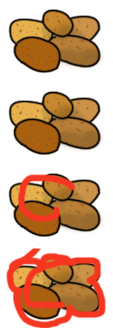
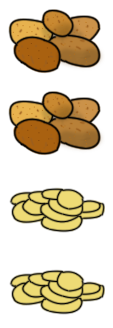
Two versions of the same layered image (113 × 328). Layer-by-layer changes:
removed layer "Ebene 1" over [6, 173, 106, 328]
renamed "Bild Kopie 3" to "Bild Kopie 4", painted on it over [8, 255, 105, 321]
renamed "Bild Kopie 2" to "Bild", painted on it over [8, 173, 105, 238]
